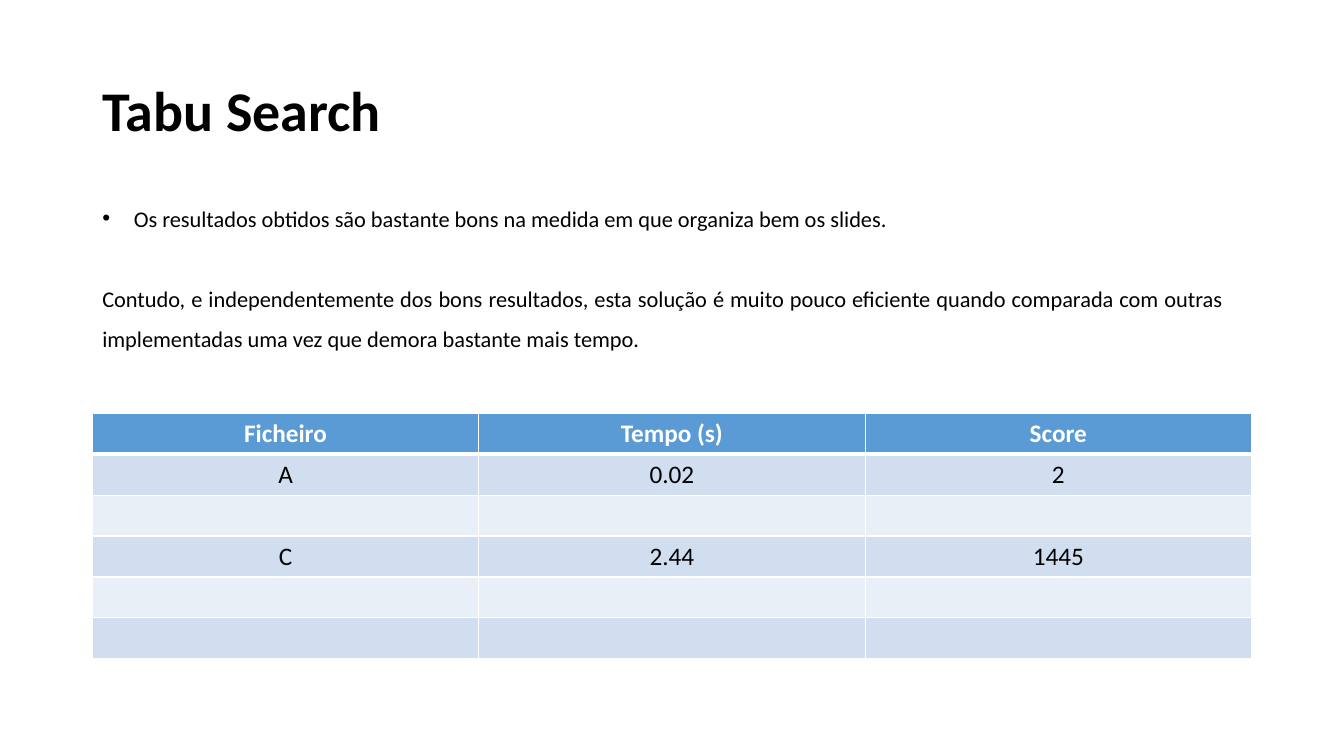
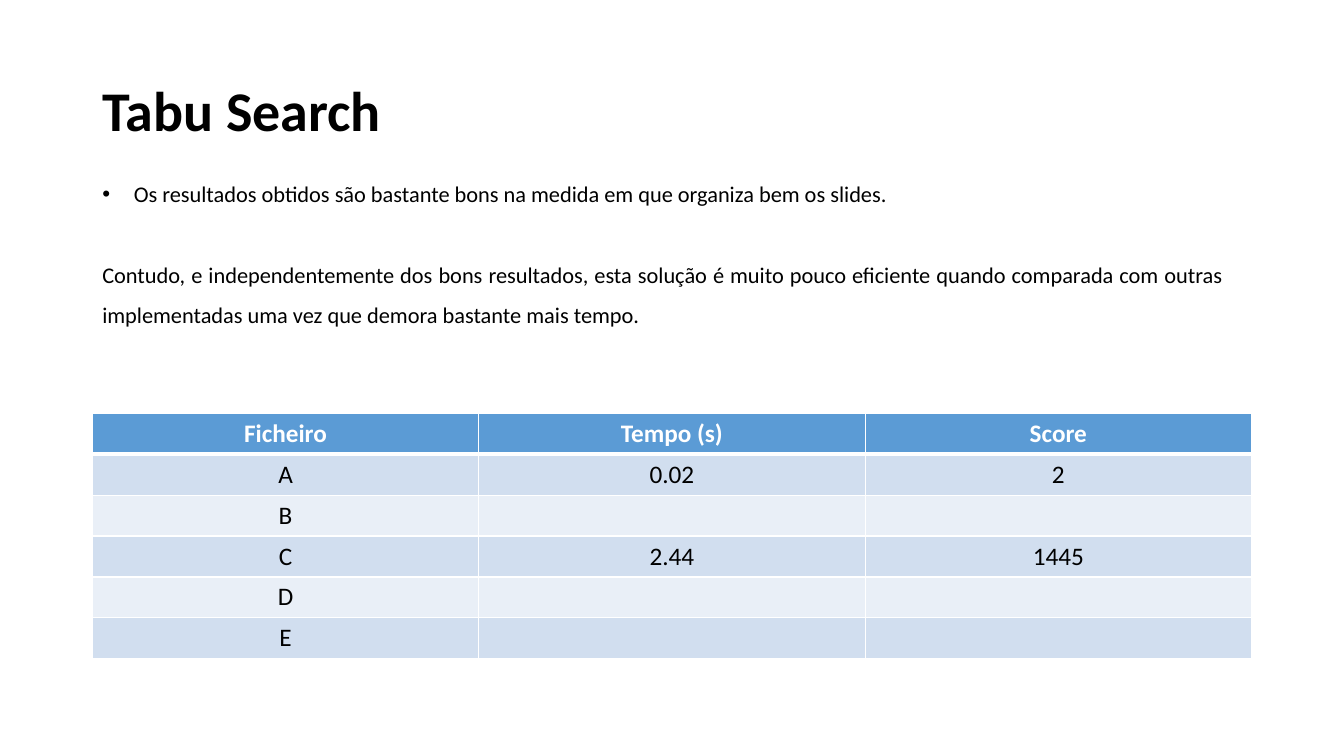
Before and after one commit to j-vm/FEUP_IART_2020, a slide deck: slide 5 of assets/EntregaFinal.pptx. Drawn at 1344x756 pixels with LibreOffice and Linux fonts; fonts in the diff are those of the drawing. Boxes give left, top, right and bottom in pixels: in the first picture for what was removed or moved away, otherwise in the second. Text is boxed around its words. In the diff, an @@ line names an element or a change of style, - is before the commit and + after.

```diff
--- a/assets/EntregaFinal.pptx
+++ b/assets/EntregaFinal.pptx
@@ text "Os resultados obtidos são bastante ...": place and size @@
-text "Os resultados obtidos são bastante ..." at (102, 211, 1222, 351)
+text "Os resultados obtidos são bastante ..." at (102, 186, 1222, 327)
@@ table at (93, 413, 1251, 658) @@
-row 3, column 1: 
+row 3, column 1: B
-row 5, column 1: 
+row 5, column 1: D
-row 6, column 1: 
+row 6, column 1: E
```
Also in this commit, not shown: 4 other slides changed, 3 other files.
